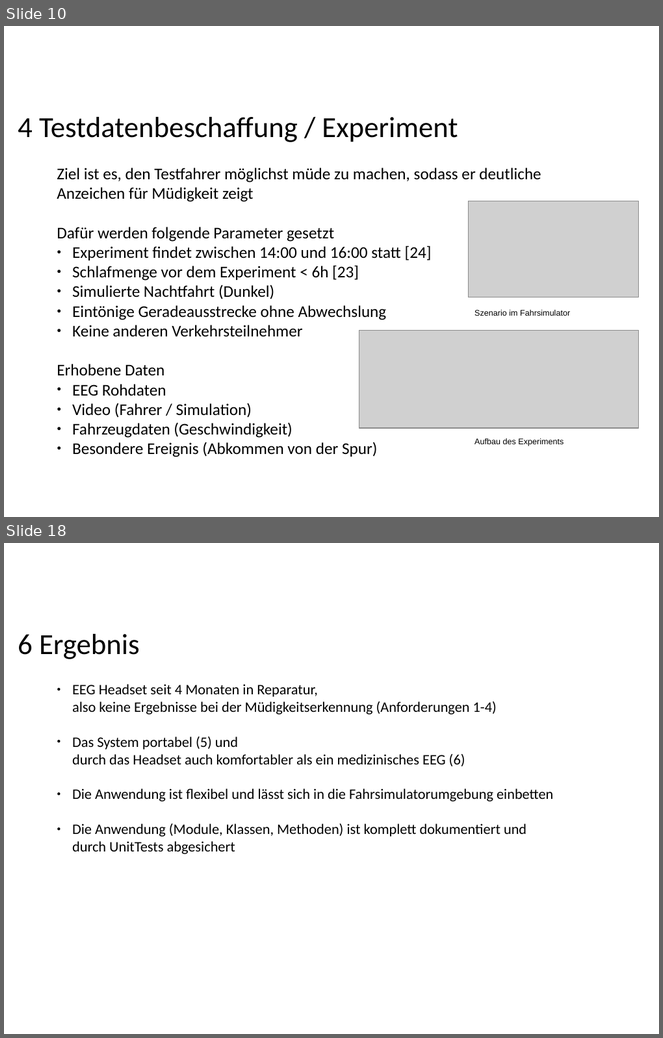
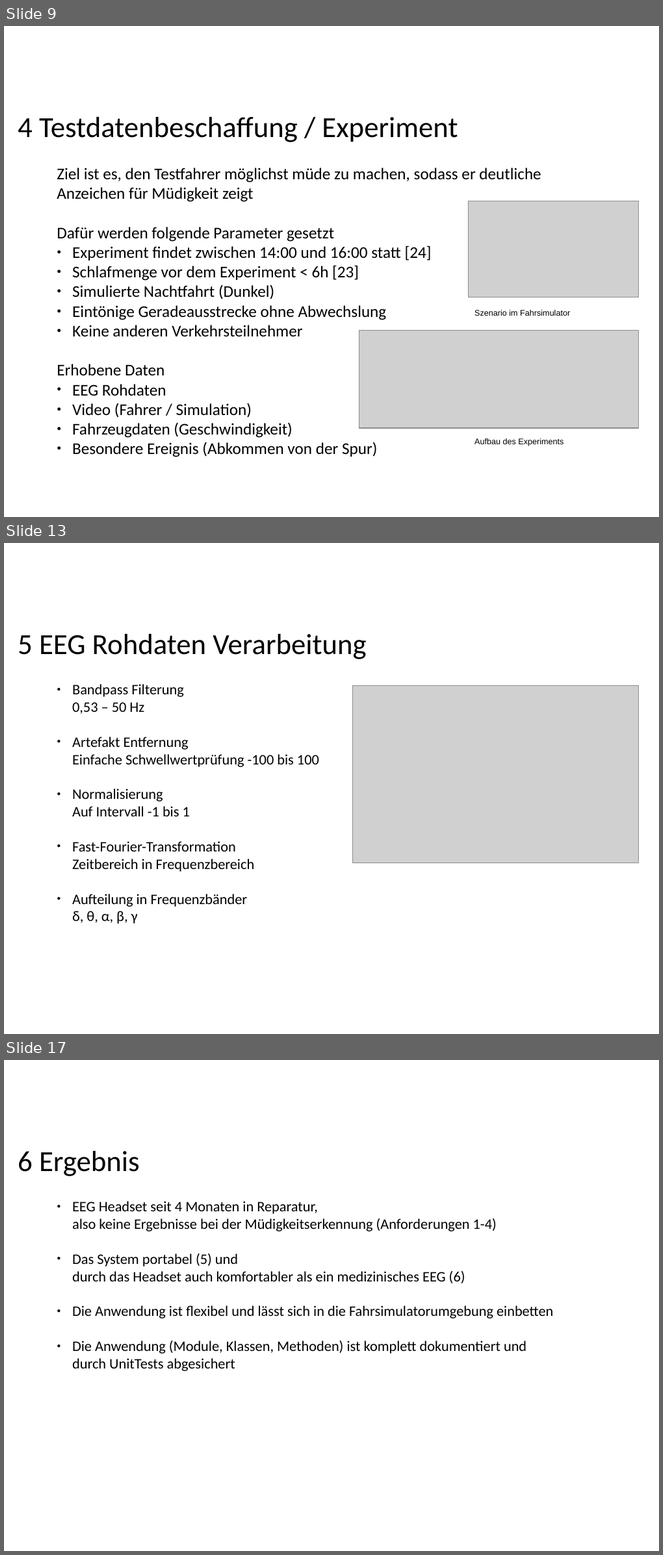
Before and after one commit to ppasler/current-adas, a slide deck: project/presentation/Praesentation_PoSDBoS_Pasler.odp. Shown one above the other, each under a label of ours: slides 10 and 18 before the commit, slides 9, 13 and 17 after it; the slides between them are not shown. The pictures are 663x1038 and 663x1555 pixels, drawn with LibreOffice and Linux fonts; fonts in the diff are those of the drawing; grey boxes stand for pictures; background and template pictures are left out. Boxes give left, top, right and bottom in pixels: in the first picture for what was removed or moved away, otherwise in the second. Text is boxed around its words. In the diff, an @@ line names an element or a change of style, - is before the commit and + after.

```diff
--- a/project/presentation/Praesentation_PoSDBoS_Pasler.odp
+++ b/project/presentation/Praesentation_PoSDBoS_Pasler.odp
@@ slide 13 added at [4,543,659,1034], background #FFFFFF @@
@@ text added at [18,634,366,659], 32 pt, text #000000 @@
+5 EEG Rohdaten Verarbeitung
@@ text added at [72,684,319,924], 16 pt, text #000000 @@
+● Bandpass Filterung
+  0,53 – 50 Hz
+● Artefakt Entfernung
+  Einfache Schwellwertprüfung -100 bis 100
+● Normalisierung
+  Auf Intervall -1 bis 1
+● Fast-Fourier-Transformation
+  Zeitbereich in Frequenzbereich
+● Aufteilung in Frequenzbänder
+  δ, θ, α, β, γ
@@ picture added at [352,686,638,863] @@
@@ what was slide 10 is now slide 9 @@
@@ what was slide 18 is now slide 17 @@
```
Also in this commit, not shown: 5 slides changed, 3 other slides added, 5 slides removed, 11 other files.
